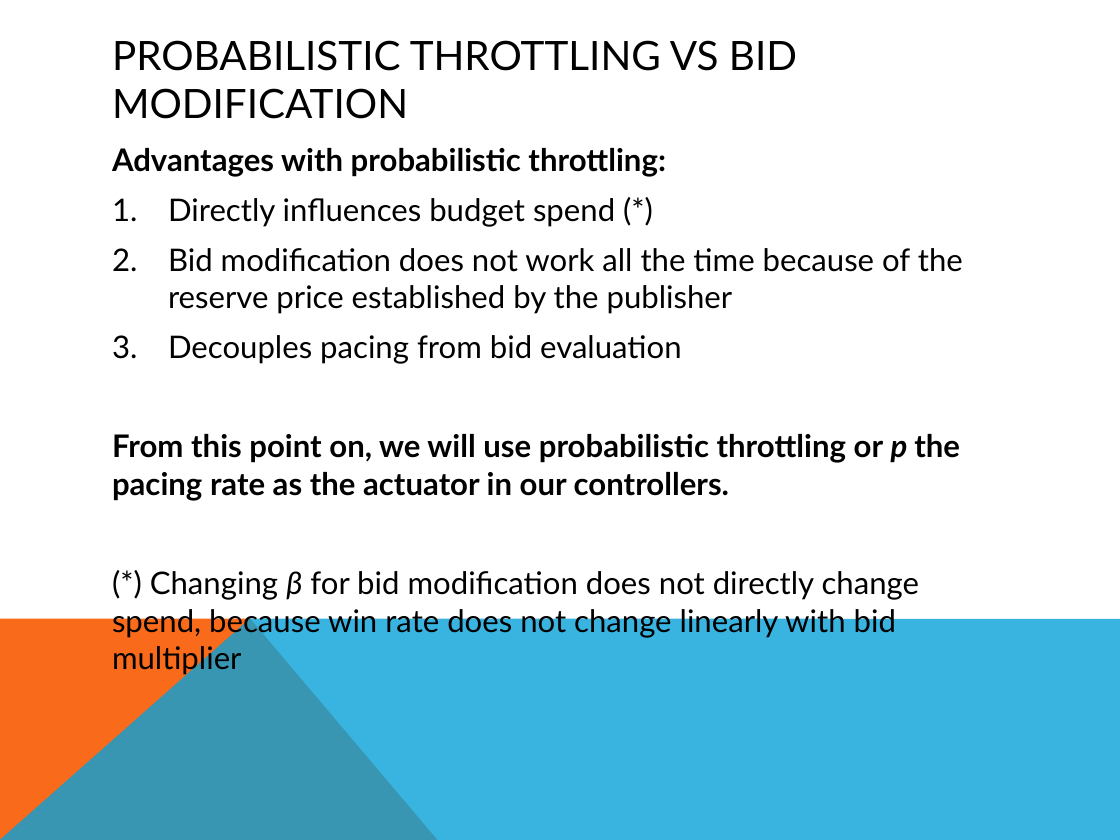
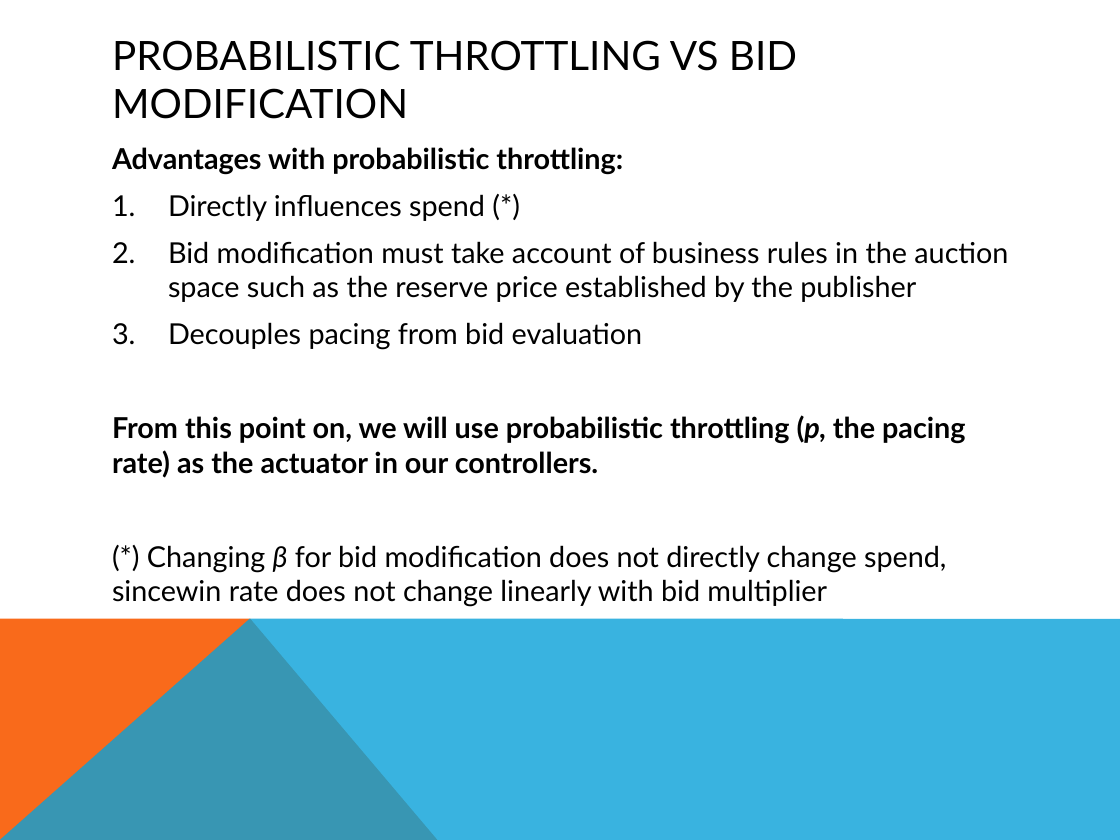
Before and after one commit to PragmaticLab/RTB_Budget_Pacing_Summarized, a slide deck: slide 16 of RTBPacingTechniques.pptx. Drawn at 1120x840 pixels with LibreOffice and Linux fonts; fonts in the diff are those of the drawing. Boxes give left, top, right and bottom in pixels: in the first picture for what was removed or moved away, otherwise in the second. Text is boxed around its words. In the diff, an @@ line names an element or a change of style, - is before the commit and + after.

```diff
--- a/RTBPacingTechniques.pptx
+++ b/RTBPacingTechniques.pptx
@@ text at (112, 147, 643, 350): size 20 to 18.5 pt in "Advantages with probabilistic throttling:", "Decouples pacing from bid evaluation" @@
@@ text at (168, 194, 1008, 302): text changed; size 20 to 18.5 pt @@
-1. Directly influences budget spend (*)
-2. Bid modification does not work all the time because of the reserve price established by the publisher
+1. Directly influences spend (*)
+2. Bid modification must take account of business rules in the auction space such as the reserve price established by the publisher
@@ text at (112, 415, 966, 607): text changed; size 20 to 18.5 pt @@
-From this point on, we will use probabilistic throttling or p the pacing rate as the actuator in our controllers.
-(*) Changing β for bid modification does not directly change spend, because win rate does not change linearly with bid multiplier
+From this point on, we will use probabilistic throttling (p, the pacing rate) as the actuator in our controllers.
+(*) Changing β for bid modification does not directly change spend, sincewin rate does not change linearly with bid multiplier
```
Also in this commit, not shown: 13 other slides changed, 1 slide added, 1 slide removed, 1 other file.
